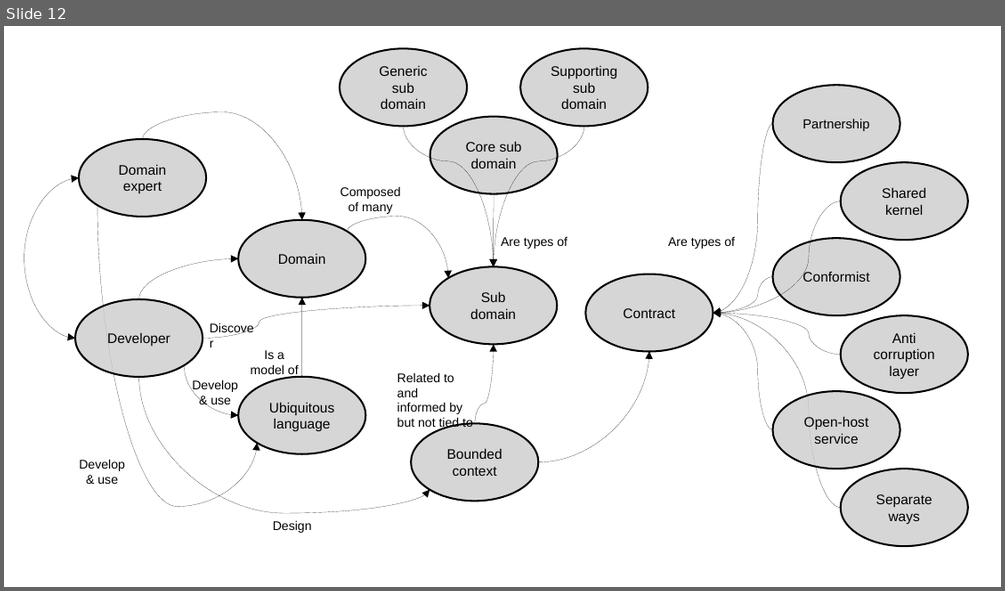
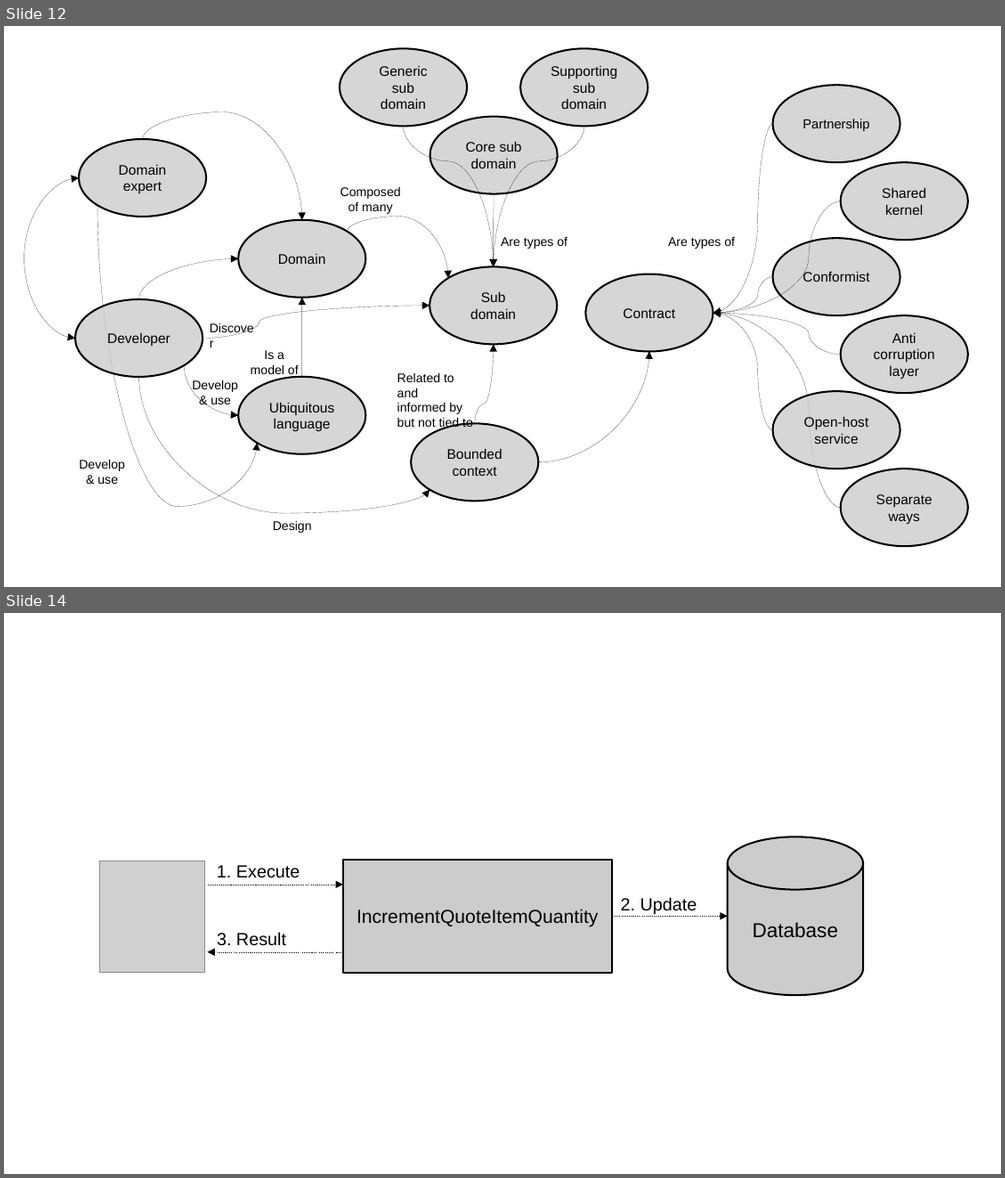
Before and after one commit to megakevin/end-point-blog, a slide deck: 2025/09/high-level-system-analysis-and-design-ddd-part-1/diagrams.odp. Shown one above the other, each under a label of ours: slide 12 before the commit, slides 12 and 14 after it; the slides between them are not shown. The pictures are 1005x591 and 1005x1178 pixels, drawn with LibreOffice and Linux fonts; fonts in the diff are those of the drawing; grey boxes stand for pictures. Boxes give left, top, right and bottom in pixels: in the first picture for what was removed or moved away, otherwise in the second. Text is boxed around its words. In the diff, an @@ line names an element or a change of style, - is before the commit and + after.

```diff
--- a/2025/09/high-level-system-analysis-and-design-ddd-part-1/diagrams.odp
+++ b/2025/09/high-level-system-analysis-and-design-ddd-part-1/diagrams.odp
@@ slide 14 added at <box>4,613,1001,1174</box>, background #FFFFFF @@
@@ rectangle added at <box>72,817,886,1020</box>, fill #FFFFFF, outline #FFFFFF 0 pt @@
@@ cylinder added at <box>728,836,864,995</box>, fill #CCCCCC, outline #000000 1.45 pt, 16 pt, text #000000 @@
+Database
@@ picture added at <box>100,861,206,973</box> @@
@@ text added at <box>217,865,299,878</box>, 14 pt, text #000000 @@
+1. Execute
@@ rectangle added at <box>343,859,612,972</box>, fill #CCCCCC, outline #000000 1.45 pt, 15 pt, text #000000 @@
+IncrementQuoteItemQuantity
@@ arrow added from (208, 884) to (343, 884), #000000 0 pt dashed @@
@@ text added at <box>621,897,697,914</box>, 14 pt, text #000000 @@
+2. Update
@@ text added at <box>217,932,286,946</box>, 14 pt, text #000000 @@
+3. Result
@@ arrow added from (612, 916) to (728, 916), #000000 0 pt dashed @@
@@ arrow added from (343, 952) to (208, 952), #000000 0 pt dashed @@
```
Also in this commit, not shown: 4 other slides added, 6 other files.
